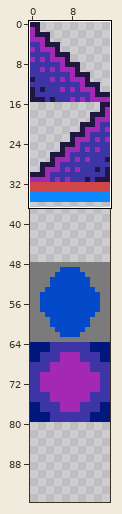
Sprite sheet -- PartTimeSpaceHero/Resources/res/graphics/map_files/BaseTS16.png. The picture above shows the old version from afar; the outline marks the close-up.
Close-up. As it was:
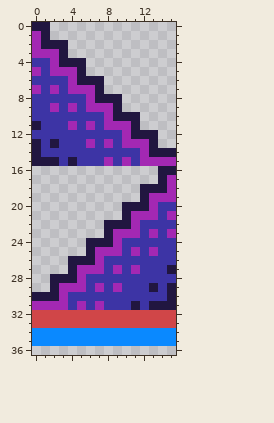
The file is 16x80 pixels. Shown: x 0..15, y 0..36. The old version is drawn lined up with the new one, on the new canvas. The commit also changed other parts of the picture, which this record leaves out.
After the commit:
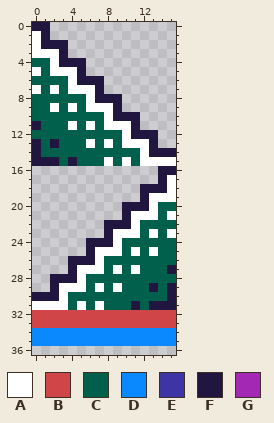
Palette (. is transparent): A #ffffff  B #d04648  C #00604b  D #0a89ff  E #3d34a5  F #211640  G #a328b3
What changed:
canvas 16x80 -> 16x96
Changed rows in their new state; - is an unchanged pixel.
first column x 0:
 1 A---------------
 2 A---------------
 3 AAA-------------
 4 CCA-------------
 5 ACAAA-----------
 6 CCCCA-----------
 7 ACACAAA---------
 8 CCCCCCA---------
 9 CCACACAAA-------
10 CCCCCCCCA-------
11 -CCCACACAAA-----
12 CCCCCCCCCCA-----
13 -C-CCCACACAAA---
14 -CCCCCCCCCCCA---
15 ---C-CCCACACAAAA
17 ---------------A
18 ---------------A
19 -------------AAA
20 -------------ACC
21 -----------AAACA
22 -----------ACCCC
23 ---------AAACACA
24 ---------ACCCCCC
25 -------AAACACACC
26 -------ACCCCCCCC
27 -----AAACACACCC-
28 -----ACCCCCCCCCC
29 ---AAACACACCC-C-
30 ---ACCCCCCCCCCC-
31 AAAACACACCC-C---
Boxes around the changes in both close-ups, in picture pixels (x1, y1, x2, y2):
changed: (32, 31, 176, 310)
